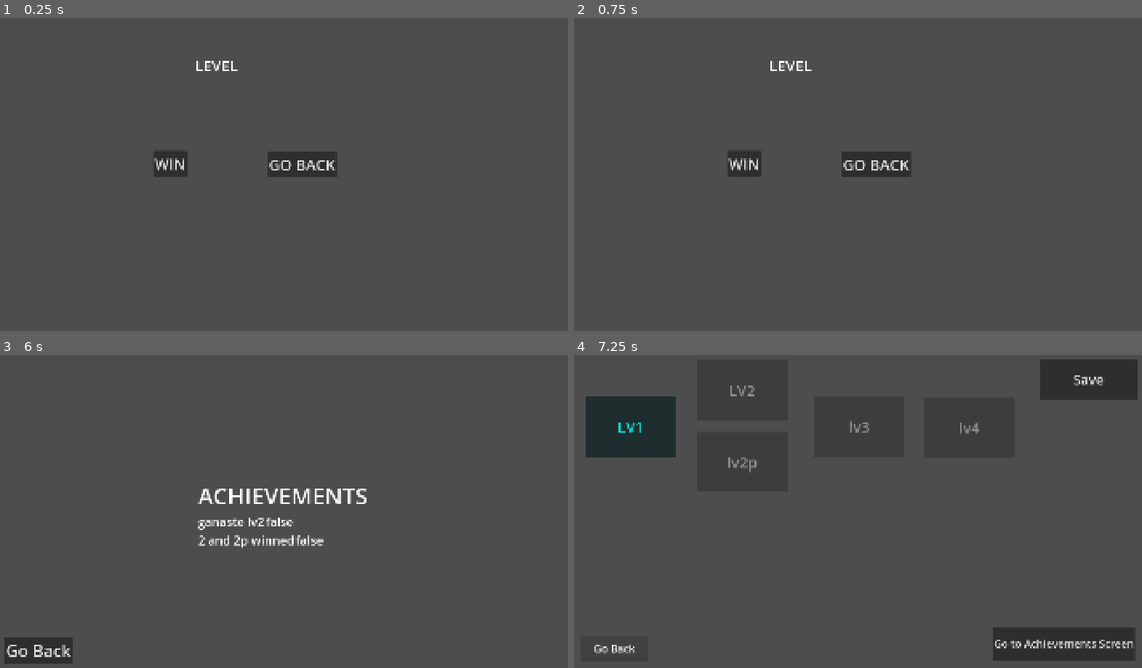
Above: before the commit, frames 1-4 (two rows, left to right).
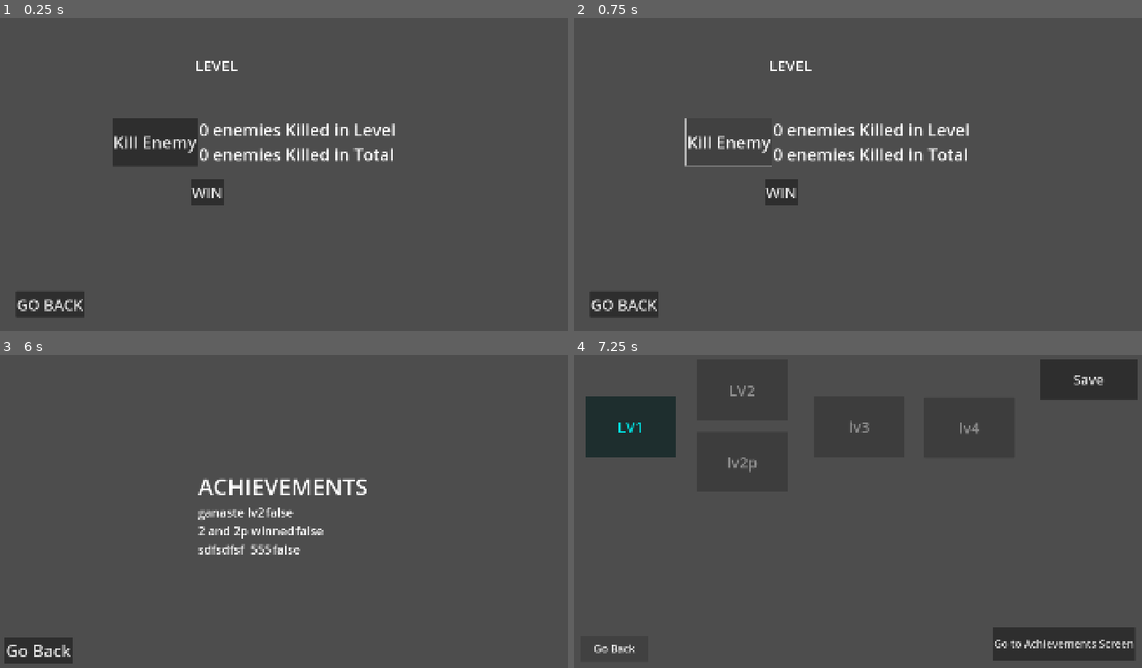
Above: after the commit, the same moments.

Repository: diablohumastudio/NvC-Data-Systems
Game: Godot game, scene res://screens/game/game.tscn
The game is run twice, just before and just after one commit, with the same random seed, the same clock (stepped at 60 frames per second) and the same inputs. This scene is started directly instead of the project's main scene.
Inputs (mouse positions are in pixels of both pictures, inside the frame that each line leads up to):
- Up to frame 1 (0.25 s): no input
- Up to frame 2 (0.75 s): click (727, 143) at 0.5 s, where only the run after the commit has a clickable "Kill Enemy"
- Up to frame 3 (6 s): click "WIN" at 1.25 s; click "WIN" at 2 s; click (153, 480) at 2.75 s, where only the run after the commit has a clickable "Kill Enemy"; click "WIN" at 3.5 s; click (153, 480) at 4.25 s, where only the run after the commit has a clickable "Kill Enemy"; click "GO BACK" at 5 s; click "Go to Achievements Screen" at 5.75 s
- Up to frame 4 (7.25 s): click "Go Back" at 6.5 s

The runs differ from the first frame. In frame 1, 5.4% of the frame differs, in the area x 2-70%, y 32-96%; in frame 2, 3.9%; in frame 3, 2.7%; in frame 4, nothing differs.
Error in both runs: Invalid access to property or key 'id' on a base object of type 'Nil'. (res://screens/game/game.gd:10)

Commit message:
new achievement (and us_achievement and contidion and condition.gd) created for killenemies in total (in hole game). Conditions and actions added TYPES, type: Types

Diff:
--- /dev/null
+++ b/data/achievements/data/achiv_enem_kill_tot_5.tres
@@ -0,0 +1,13 @@
+[gd_resource type="Resource" script_class="Achievement" load_steps=3 format=3 uid="uid://6nv0ljx2r1xy"]
+
+[ext_resource type="Script" uid="uid://b14kgvm7qxpo" path="res://data/achievements/model/achievement.gd" id="1_dkm8r"]
+[ext_resource type="Resource" uid="uid://c5cbcsm2vqo86" path="res://data/ud_achievements/data/ud_achiev_enem_kill_tot_5.tres" id="2_dmjen"]
+
+[resource]
+script = ExtResource("1_dkm8r")
+id = 2
+achievement_name = "sdfsdfsf  555"
+description = ""
+reward = 0
+ud_achievement = ExtResource("2_dmjen")
+metadata/_custom_type_script = "uid://b14kgvm7qxpo"
--- a/data/achievements/model/achievement.gd
+++ b/data/achievements/model/achievement.gd
@@ -1,6 +1,6 @@
 class_name Achievement extends Resource
 
-enum IDs {AchievCompLv2, AchievCompLv2and2p}
+enum IDs {AchievCompLv2, AchievCompLv2and2p, AchievEnemKillTot5}
 
 @export var id: IDs
 @export var achievement_name: String
--- a/data/actions/model/action.gd
+++ b/data/actions/model/action.gd
@@ -1,6 +1,6 @@
 class_name Action extends Resource
 
-enum TYPES {LV_COMPLTD}
+enum TYPES {LV_COMPLTD, ENEMY_KILLED}
 
 var type: TYPES
 var payload: Payload
@@ -17,3 +17,9 @@
 
 	func _init(_level_id: Level.IDs) -> void:
 		level_id = _level_id
+
+class PayEnemKilled extends Payload:
+	var killed_enemies: int
+
+	func _init(_killed_enemies: Level.IDs) -> void:
+		killed_enemies = _killed_enemies
--- /dev/null
+++ b/data/conditions/data/cond_enem_killd_tot_5.tres
@@ -0,0 +1,9 @@
+[gd_resource type="Resource" script_class="CondEnemKillTot" load_steps=2 format=3 uid="uid://c2fdve1l4yaob"]
+
+[ext_resource type="Script" uid="uid://n5ar0lpo6tmf" path="res://data/conditions/model/cond_enemy_killed_tot.gd" id="1_tkp6v"]
+
+[resource]
+script = ExtResource("1_tkp6v")
+enemies_to_kill = 5
+id = "cond_enem_killd_tot_5"
+metadata/_custom_type_script = "uid://n5ar0lpo6tmf"
--- /dev/null
+++ b/data/conditions/model/cond_enemy_killed_tot.gd
@@ -0,0 +1,13 @@
+class_name CondEnemKillTot extends Condition
+
+@export var enemies_to_kill : int = 0
+
+func _init(_enemies_to_kill: int = 0) -> void:
+	type = Action.TYPES.ENEMY_KILLED
+	enemies_to_kill = _enemies_to_kill
+
+func evaluate(action: Action):
+	var payload : Action.PayEnemKilled = action.payload
+	var killed_enemied: int = payload.killed_enemies
+	if killed_enemied >= enemies_to_kill:
+		fullfilled.emit(self)
--- a/data/conditions/model/cond_lv_compl.gd
+++ b/data/conditions/model/cond_lv_compl.gd
@@ -2,7 +2,10 @@
 
 @export var level_id: Level.IDs
 
+func _init() -> void:
+	type = Action.TYPES.LV_COMPLTD
+
 func evaluate(action: Action):
-	var payload: Action.PayLvCompl = action.payload as Action.PayLvCompl
+	var payload: Action.PayLvCompl = action.payload
 	if level_id == payload.level_id:
 		fullfilled.emit(self)
--- a/data/conditions/model/condition.gd
+++ b/data/conditions/model/condition.gd
@@ -5,6 +5,8 @@
 
 @export var id: String
 
+var type: Action.TYPES
+
 @warning_ignore("unused_parameter")
 func evaluate(action: Action):
 	pass
--- /dev/null
+++ b/data/ud_achievements/data/ud_achiev_enem_kill_tot_5.tres
@@ -0,0 +1,14 @@
+[gd_resource type="Resource" script_class="UDAchievement" load_steps=4 format=3 uid="uid://c5cbcsm2vqo86"]
+
+[ext_resource type="Script" uid="uid://d3wt36dxybuoe" path="res://data/conditions/model/condition.gd" id="1_m78wk"]
+[ext_resource type="Script" uid="uid://us6tcodg4fax" path="res://data/ud_achievements/model/ud_achievement.gd" id="2_25vsy"]
+[ext_resource type="Resource" uid="uid://c2fdve1l4yaob" path="res://data/conditions/data/cond_enem_killd_tot_5.tres" id="2_vb6h3"]
+
+[resource]
+script = ExtResource("2_25vsy")
+id = 2
+is_achieved = false
+porcentage_achieved = 0
+conditions = Array[ExtResource("1_m78wk")]([ExtResource("2_vb6h3")])
+conditions_trak = []
+metadata/_custom_type_script = "uid://us6tcodg4fax"
--- a/global_systems/user_data_system/user_data_system.gd
+++ b/global_systems/user_data_system/user_data_system.gd
@@ -1,6 +1,6 @@
 extends Node
 
-enum PROPERTIES {USERS_CREDENTIALS, USER_NAME, UD_LEVELS, ACHIEVEMENTS}
+enum PROPERTIES {USERS_CREDENTIALS, USER_NAME, UD_LEVELS, ACHIEVEMENTS, ENEMIES_KILLED}
 
 const _USERS_CREDENTIALS_FILE_PATH : String = "user://users.tres"
 const _USER_FILE_BASE: String = "user://"
@@ -81,3 +81,5 @@
 			return current_user_data.progress.ud_levels
 		PROPERTIES.ACHIEVEMENTS:
 			return current_user_data.achievements.achievements
+		PROPERTIES.ENEMIES_KILLED:
+			return current_user_data.stats.total_enemies_killed
--- a/screens/game/game.gd
+++ b/screens/game/game.gd
@@ -11,3 +11,8 @@
 
 func _on_go_back_btn_pressed() -> void:
 	SMS.change_scene(GC.SCREENS_UIDS.MENU)
+
+func _on_kill_enemy_btn_pressed() -> void:
+	var total_enemies_killed: int = UDS.get_property(UDS.PROPERTIES.ENEMIES_KILLED)
+	total_enemies_killed += 1
+	ACS.set_action(Action.new(Action.TYPES.ENEMY_KILLED, Action.PayEnemKilled.new(total_enemies_killed)))
--- a/screens/game/game.tscn
+++ b/screens/game/game.tscn
@@ -13,19 +13,19 @@
 
 [node name="WinBtn" type="Button" parent="."]
 layout_mode = 0
-offset_left = 532.0
-offset_top = 451.0
-offset_right = 642.0
-offset_bottom = 538.0
+offset_left = 654.0
+offset_top = 546.0
+offset_right = 764.0
+offset_bottom = 633.0
 theme_override_font_sizes/font_size = 50
 text = "WIN"
 
 [node name="GoBackBtn" type="Button" parent="."]
 layout_mode = 0
-offset_left = 909.0
-offset_top = 454.0
-offset_right = 1136.0
-offset_bottom = 540.0
+offset_left = 77.0
+offset_top = 917.0
+offset_right = 304.0
+offset_bottom = 1003.0
 theme_override_font_sizes/font_size = 50
 text = "GO BACK"
 
@@ -39,5 +39,32 @@
 theme_override_font_sizes/font_size = 50
 text = "LEVEL"
 
+[node name="HBoxContainer" type="HBoxContainer" parent="."]
+layout_mode = 0
+offset_left = 395.0
+offset_top = 345.0
+offset_right = 1113.0
+offset_bottom = 429.0
+
+[node name="KillEnemyBtn" type="Button" parent="HBoxContainer"]
+layout_mode = 2
+theme_override_font_sizes/font_size = 55
+text = "Kill Enemy"
+
+[node name="VBoxContainer" type="VBoxContainer" parent="HBoxContainer"]
+layout_mode = 2
+
+[node name="KillEnemyLbl" type="Label" parent="HBoxContainer/VBoxContainer"]
+unique_name_in_owner = true
+layout_mode = 2
+theme_override_font_sizes/font_size = 55
+text = "0 enemies Killed in Level"
+
+[node name="Label" type="Label" parent="HBoxContainer/VBoxContainer"]
+layout_mode = 2
+theme_override_font_sizes/font_size = 55
+text = "0 enemies Killed in Total"
+
 [connection signal="pressed" from="WinBtn" to="." method="_on_win_btn_pressed"]
 [connection signal="pressed" from="GoBackBtn" to="." method="_on_go_back_btn_pressed"]
+[connection signal="pressed" from="HBoxContainer/KillEnemyBtn" to="." method="_on_kill_enemy_btn_pressed"]
Not shown, added: data/conditions/model/cond_enemy_killed_tot.gd.uid
